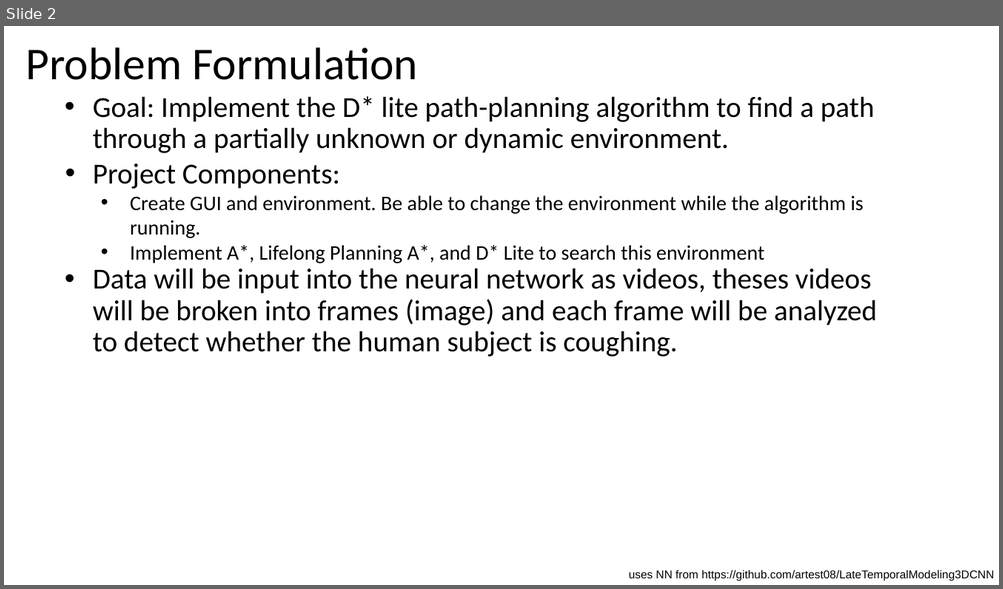
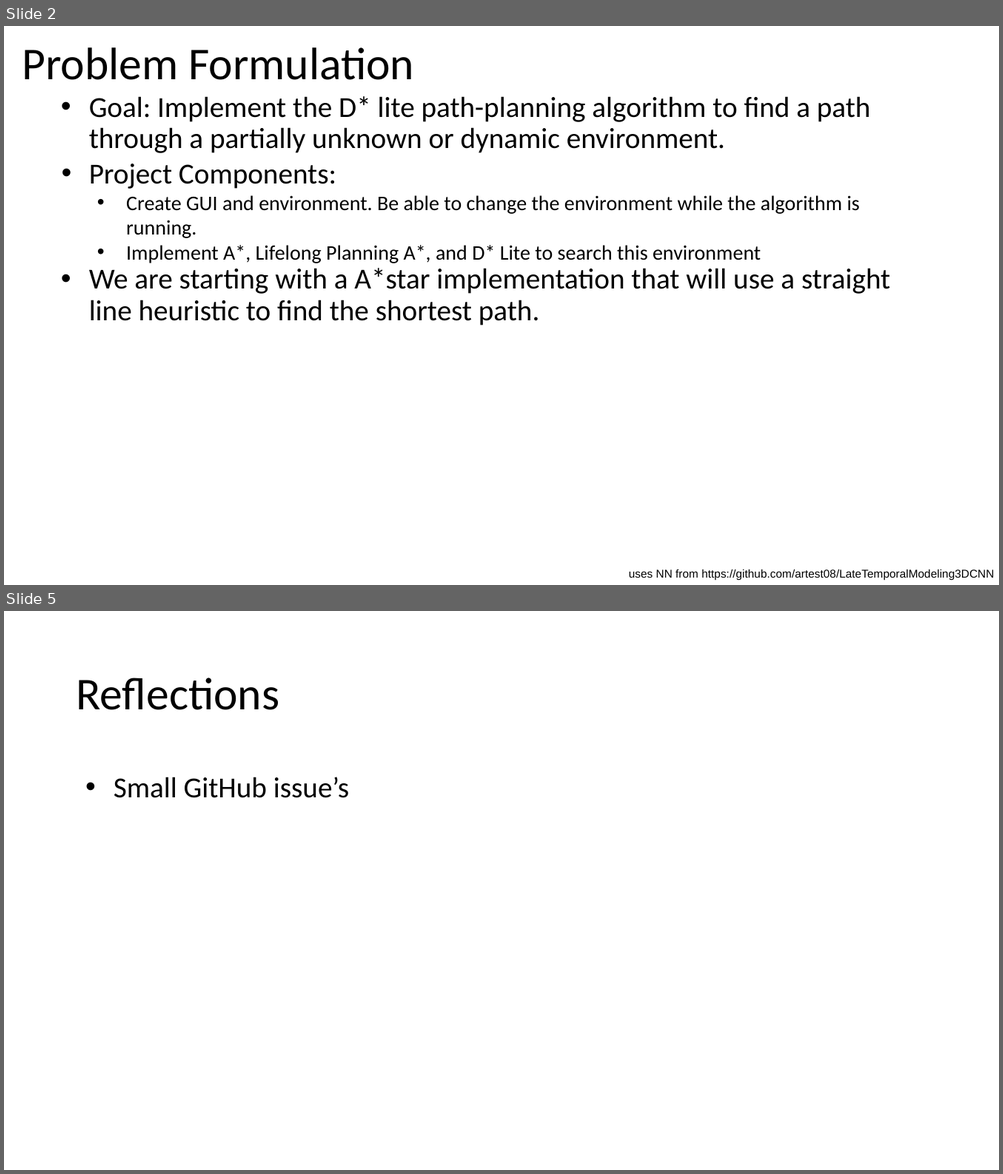
Before and after one commit to andrew-helms/Pathplanner, a slide deck: Project check-in 1.pptx. Shown one above the other, each under a label of ours: slide 2 before the commit, slides 2 and 5 after it; the slides between them are not shown. The pictures are 1003x589 and 1003x1174 pixels, drawn with LibreOffice and Linux fonts; fonts in the diff are those of the drawing. Boxes give left, top, right and bottom in pixels: in the first picture for what was removed or moved away, otherwise in the second. Text is boxed around its words. In the diff, an @@ line names an element or a change of style, - is before the commit and + after.

```diff
--- a/Project check-in 1.pptx
+++ b/Project check-in 1.pptx
@@ slide 5 added at (4,611,999,1170), background #FFFFFF @@
@@ title added at (76,678,279,710), 44 pt, text #000000 @@
+Reflections
@@ text added at (114,777,349,798), 28 pt, text #000000 @@
+• Small GitHub issue’s
@@ slide 2 changed as well @@
@@ title "Problem Formulation": place and size @@
-title "Problem Formulation" at (25,47,418,80)
+title "Problem Formulation" at (22,47,414,80)
@@ text at (89,268,890,326): text changed @@
-• Data will be input into the neural network as videos, theses videos will be broken into frames (image) and each frame will be analyzed to detect whether the human subject is coughing.
+• We are starting with a A*star implementation that will use a straight line heuristic to find the shortest path.
```
Also in this commit, not shown: 1 other slide changed, 1 other slide added, 2 slides removed, 37 other files.
